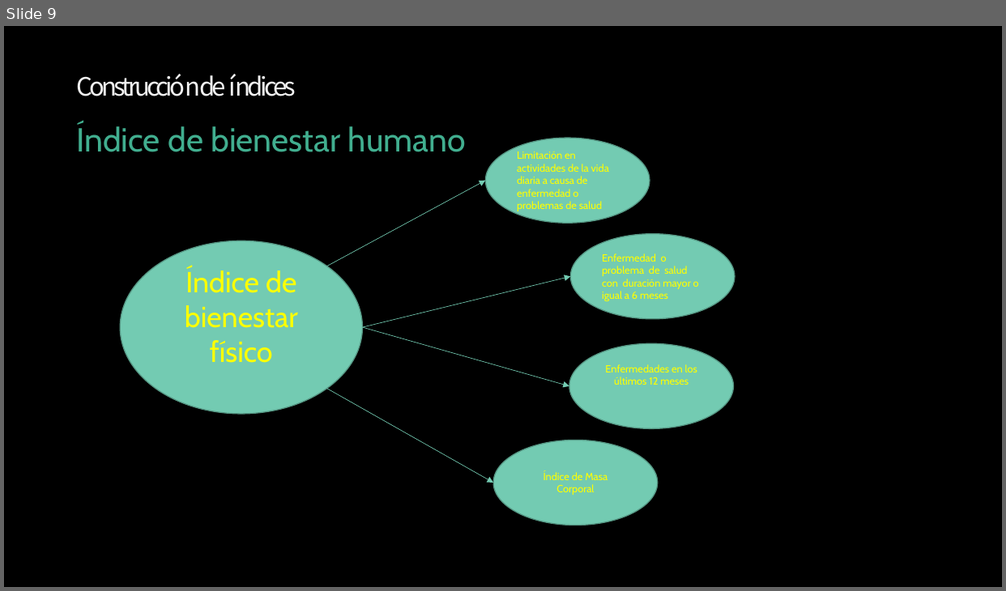
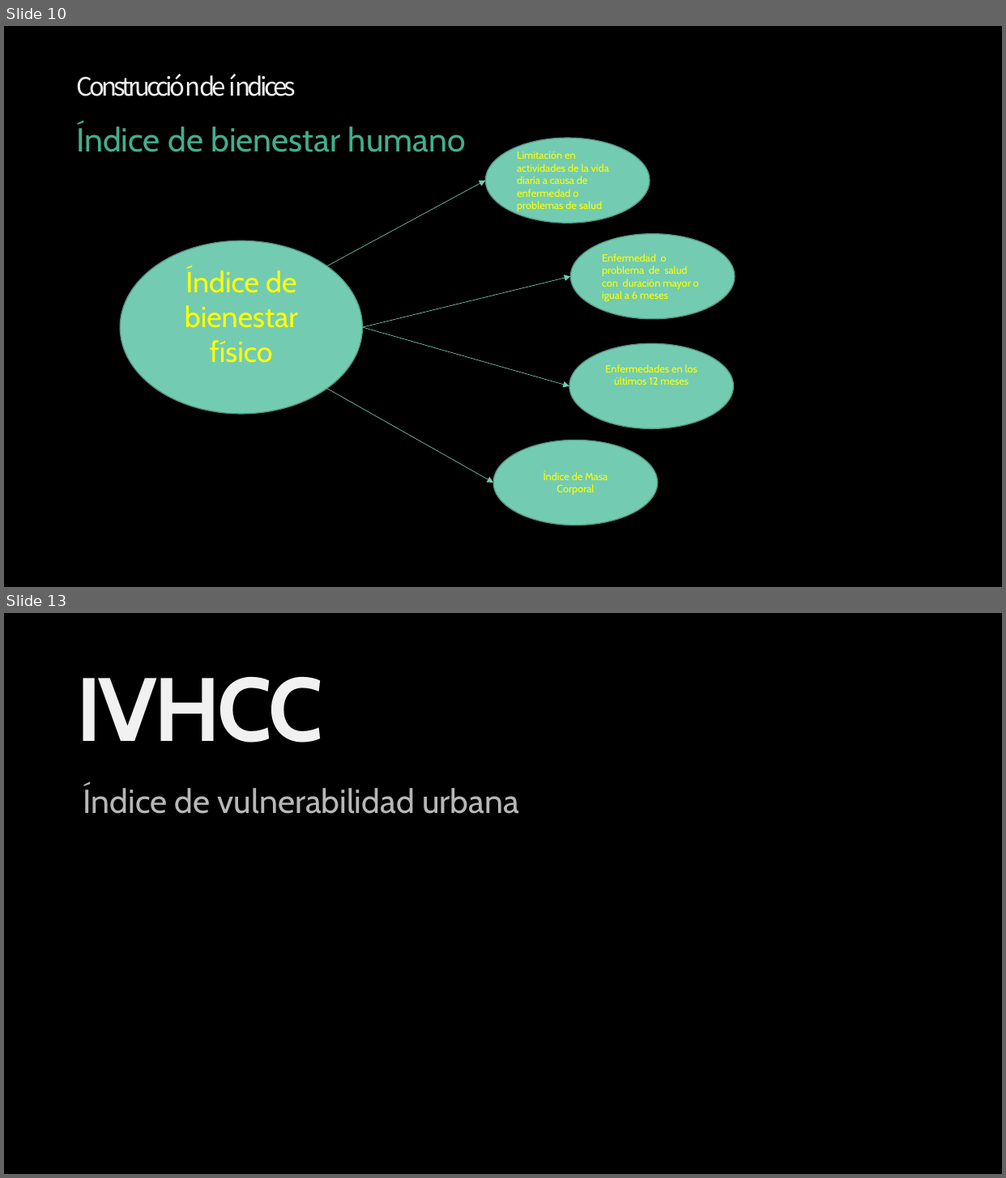
Before and after one commit to Sud-Austral/ds_indices, a slide deck: indices.pptx. Shown one above the other, each under a label of ours: slide 9 before the commit, slides 10 and 13 after it; the slides between them are not shown. The pictures are 1006x591 and 1006x1178 pixels, drawn with LibreOffice and Linux fonts; fonts in the diff are those of the drawing; background and template pictures are left out. Boxes give left, top, right and bottom in pixels: in the first picture for what was removed or moved away, otherwise in the second. Text is boxed around its words. In the diff, an @@ line names an element or a change of style, - is before the commit and + after.

```diff
--- a/indices.pptx
+++ b/indices.pptx
@@ slide 13 added at (4,613,1002,1174), background picture (left out) @@
@@ title added at (76,677,323,743), 86.4 pt, text gradient #FFFFFF to #F1F1F1 to #E3E3E3, bold @@
+IVHCC
@@ subtitle added at (83,786,519,814), 32 pt, text #B7B7B7 @@
+Índice de vulnerabilidad urbana
@@ what was slide 9 is now slide 10 @@
```
Also in this commit, not shown: 17 other slides added, 1 other file.
